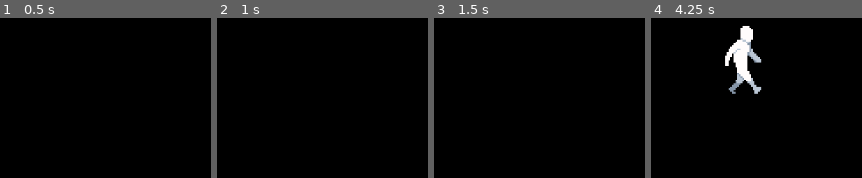
Above: before the commit, frames 1-4 (left to right).
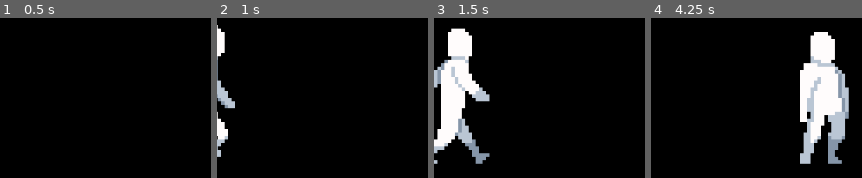
Above: after the commit, the same moments.

Repository: AlissonLamarque/Shovel-GameJam
Game: Godot game, scene res://scenes/main.tscn
Same seed, same stepped clock (60 frames per second), same inputs: the game is played once before the commit and once after it.
Inputs:
- Up to frame 1 (0.5 s): no input
- Up to frame 2 (1 s): tap Enter at 0.5 s; hold Right (ui_right) from 0.53 s (still down)
- Up to frame 3 (1.5 s): keep holding Right (ui_right)
- Up to frame 4 (4.25 s): release Right (ui_right) at 2.03 s; hold Left (ui_left) 2.03-2.78 s; hold Right (ui_right) from 2.78 s (still down)

Frame 1 is identical in both runs. In frame 2, 2.3% of the frame differs, in the area x 0-9%, y 4-87%; in frame 3, 11%; in frame 4, 17%, in the area x 35-94%, y 5-92%.

Commit message:
Cutscene abertura

Diff:
--- a/scenes/main.tscn
+++ b/scenes/main.tscn
@@ -4,51 +4,6 @@
 [ext_resource type="PackedScene" uid="uid://drlvqiigtdpxh" path="res://scenes/player.tscn" id="1_ubn8e"]
 
 [sub_resource type="WorldBoundaryShape2D" id="WorldBoundaryShape2D_e0exv"]
-
-[sub_resource type="Animation" id="Animation_o5qli"]
-resource_name = "abertura"
-length = 6.0
-tracks/0/type = "value"
-tracks/0/imported = false
-tracks/0/enabled = true
-tracks/0/path = NodePath("Player:position")
-tracks/0/interp = 1
-tracks/0/loop_wrap = true
-tracks/0/keys = {
-"times": PackedFloat32Array(0, 5),
-"transitions": PackedFloat32Array(1, 1),
-"update": 0,
-"values": [Vector2(300, 364), Vector2(416, 364)]
-}
-tracks/1/type = "value"
-tracks/1/imported = false
-tracks/1/enabled = true
-tracks/1/path = NodePath("Player/AnimatedSprite2D:animation")
-tracks/1/interp = 1
-tracks/1/loop_wrap = true
-tracks/1/keys = {
-"times": PackedFloat32Array(0, 5),
-"transitions": PackedFloat32Array(1, 1),
-"update": 1,
-"values": [&"walk", &"idle"]
-}
-tracks/2/type = "method"
-tracks/2/imported = false
-tracks/2/enabled = true
-tracks/2/path = NodePath("Player")
-tracks/2/interp = 1
-tracks/2/loop_wrap = true
-tracks/2/keys = {
-"times": PackedFloat32Array(0, 6),
-"transitions": PackedFloat32Array(1, 1),
-"values": [{
-"args": [&"control_enabled", false],
-"method": &"set"
-}, {
-"args": [&"control_enabled", true],
-"method": &"set"
-}]
-}
 
 [sub_resource type="Animation" id="Animation_0wfyh"]
 length = 0.001
@@ -76,6 +31,96 @@
 "update": 1,
 "values": [&"idle"]
 }
+tracks/2/type = "value"
+tracks/2/imported = false
+tracks/2/enabled = true
+tracks/2/path = NodePath("Camera2D:zoom")
+tracks/2/interp = 1
+tracks/2/loop_wrap = true
+tracks/2/keys = {
+"times": PackedFloat32Array(0),
+"transitions": PackedFloat32Array(1),
+"update": 0,
+"values": [Vector2(2.5, 2.5)]
+}
+tracks/3/type = "value"
+tracks/3/imported = false
+tracks/3/enabled = true
+tracks/3/path = NodePath("Camera2D:position")
+tracks/3/interp = 1
+tracks/3/loop_wrap = true
+tracks/3/keys = {
+"times": PackedFloat32Array(0),
+"transitions": PackedFloat32Array(1),
+"update": 0,
+"values": [Vector2(381, 257)]
+}
+
+[sub_resource type="Animation" id="Animation_o5qli"]
+resource_name = "abertura"
+length = 8.0
+tracks/0/type = "value"
+tracks/0/imported = false
+tracks/0/enabled = true
+tracks/0/path = NodePath("Player:position")
+tracks/0/interp = 1
+tracks/0/loop_wrap = true
+tracks/0/keys = {
+"times": PackedFloat32Array(0, 4),
+"transitions": PackedFloat32Array(1, 1),
+"update": 0,
+"values": [Vector2(360, 364), Vector2(430, 364)]
+}
+tracks/1/type = "value"
+tracks/1/imported = false
+tracks/1/enabled = true
+tracks/1/path = NodePath("Player/AnimatedSprite2D:animation")
+tracks/1/interp = 1
+tracks/1/loop_wrap = true
+tracks/1/keys = {
+"times": PackedFloat32Array(0, 4),
+"transitions": PackedFloat32Array(1, 1),
+"update": 1,
+"values": [&"walk", &"idle"]
+}
+tracks/2/type = "method"
+tracks/2/imported = false
+tracks/2/enabled = true
+tracks/2/path = NodePath("Player")
+tracks/2/interp = 1
+tracks/2/loop_wrap = true
+tracks/2/keys = {
+"times": PackedFloat32Array(0),
+"transitions": PackedFloat32Array(1),
+"values": [{
+"args": [&"control_enabled", false],
+"method": &"set"
+}]
+}
+tracks/3/type = "value"
+tracks/3/imported = false
+tracks/3/enabled = true
+tracks/3/path = NodePath("Camera2D:zoom")
+tracks/3/interp = 1
+tracks/3/loop_wrap = true
+tracks/3/keys = {
+"times": PackedFloat32Array(5, 8),
+"transitions": PackedFloat32Array(2.5, 1),
+"update": 0,
+"values": [Vector2(5, 5), Vector2(3, 3)]
+}
+tracks/4/type = "value"
+tracks/4/imported = false
+tracks/4/enabled = true
+tracks/4/path = NodePath("Camera2D:position")
+tracks/4/interp = 1
+tracks/4/loop_wrap = true
+tracks/4/keys = {
+"times": PackedFloat32Array(5, 8),
+"transitions": PackedFloat32Array(2.5, 1),
+"update": 0,
+"values": [Vector2(381, 257), Vector2(381, 200)]
+}
 
 [sub_resource type="AnimationLibrary" id="AnimationLibrary_sugp2"]
 _data = {
@@ -87,11 +132,13 @@
 script = ExtResource("1_0wfyh")
 
 [node name="Camera2D" type="Camera2D" parent="."]
-position = Vector2(576, 320)
+position = Vector2(381, 257)
+scale = Vector2(4, 4)
+anchor_mode = 0
 zoom = Vector2(2.5, 2.5)
 
 [node name="StaticBody2D" type="StaticBody2D" parent="."]
-position = Vector2(576, 364)
+position = Vector2(416, 364)
 
 [node name="CollisionShape2D" type="CollisionShape2D" parent="StaticBody2D"]
 shape = SubResource("WorldBoundaryShape2D_e0exv")
